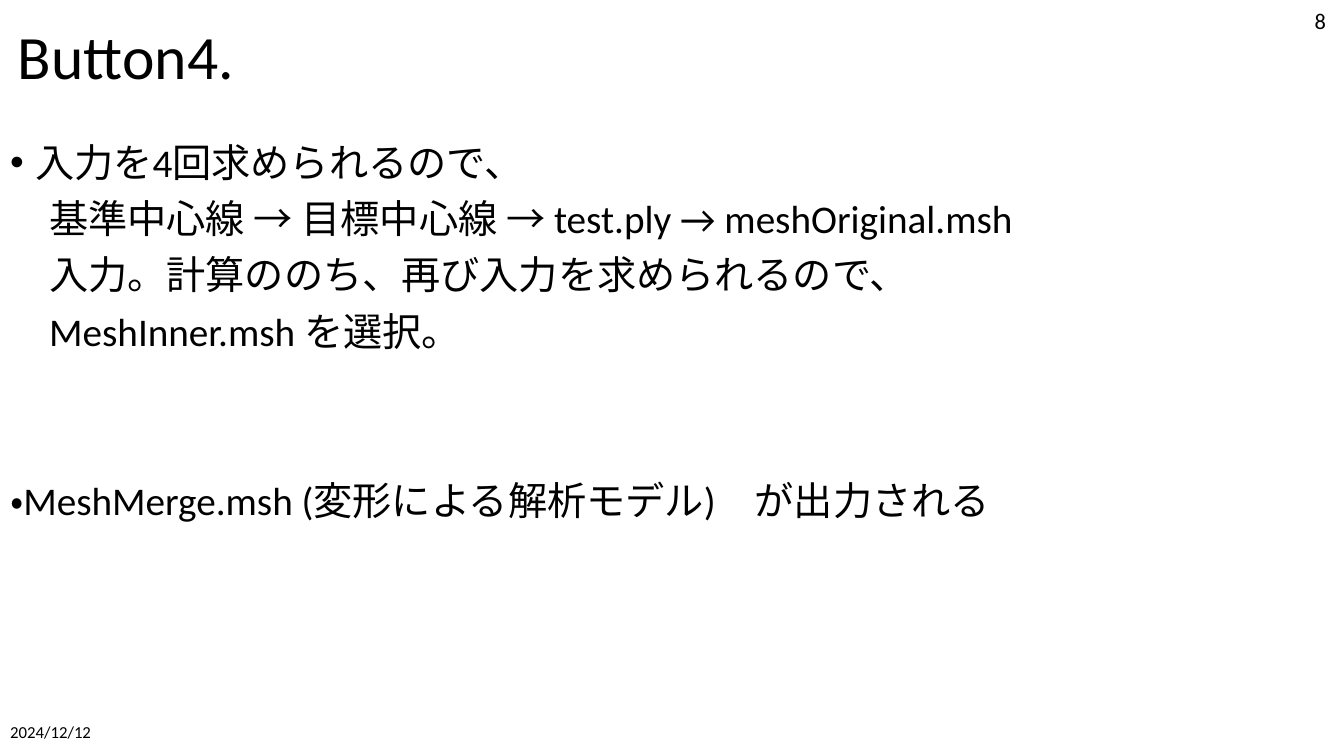
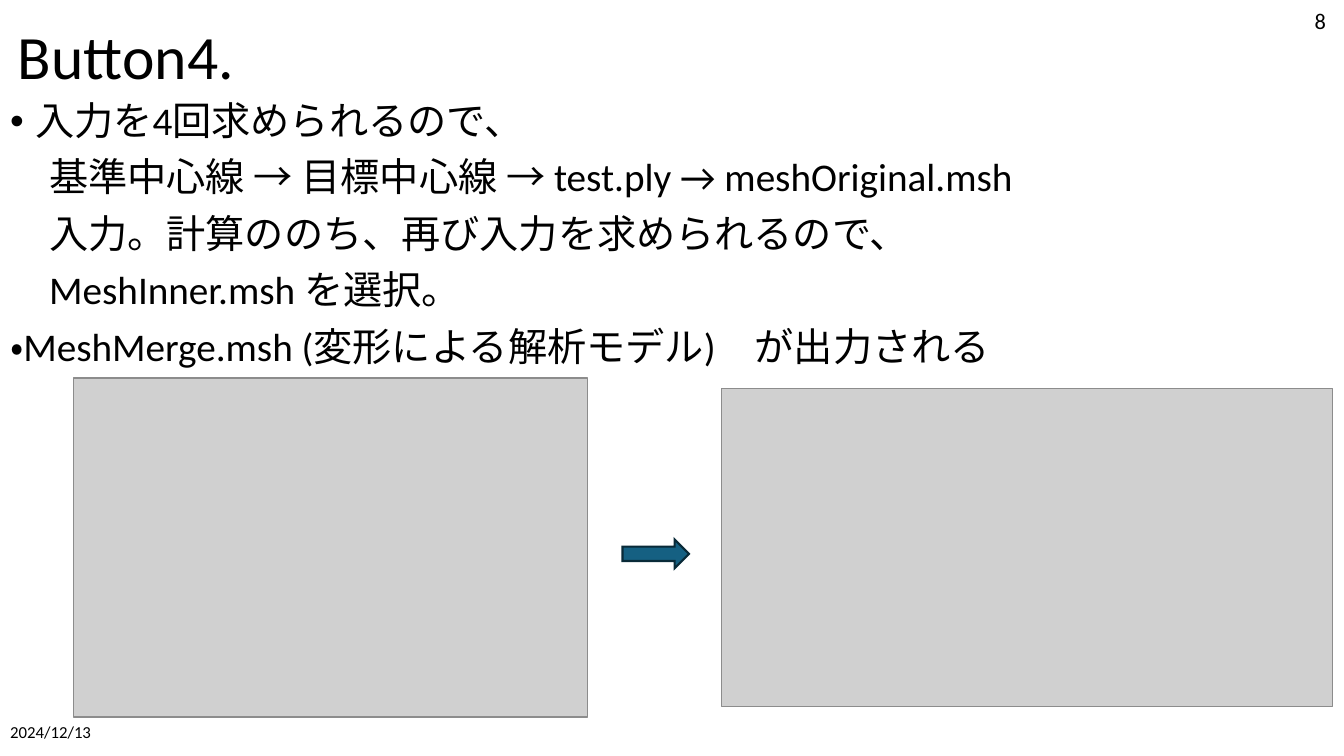
Before and after one commit to tailup7/VMD, a slide deck: slide 8 of SetupAndUsage.pptx. Drawn at 1344x756 pixels with LibreOffice and Linux fonts; fonts in the diff are those of the drawing; grey boxes stand for pictures. Boxes give left, top, right and bottom in pixels: in the first picture for what was removed or moved away, otherwise in the second. Text is boxed around its words. In the diff, an @@ line names an element or a change of style, - is before the commit and + after.

```diff
--- a/SetupAndUsage.pptx
+++ b/SetupAndUsage.pptx
@@ text "入力を4回求められるので、" rewrapped from (10,144,1012,522) to (10,102,1012,368) @@
@@ picture added at (74,378,588,717) @@
@@ picture added at (722,388,1333,707) @@
@@ right arrow added at (623,539,690,569), fill #156082, outline #092A39 1.5 pt @@
@@ text at (10,726,91,739): text changed @@
-2024/12/12
+2024/12/13
```
Also in this commit, not shown: 9 other slides changed, 7 other files.
